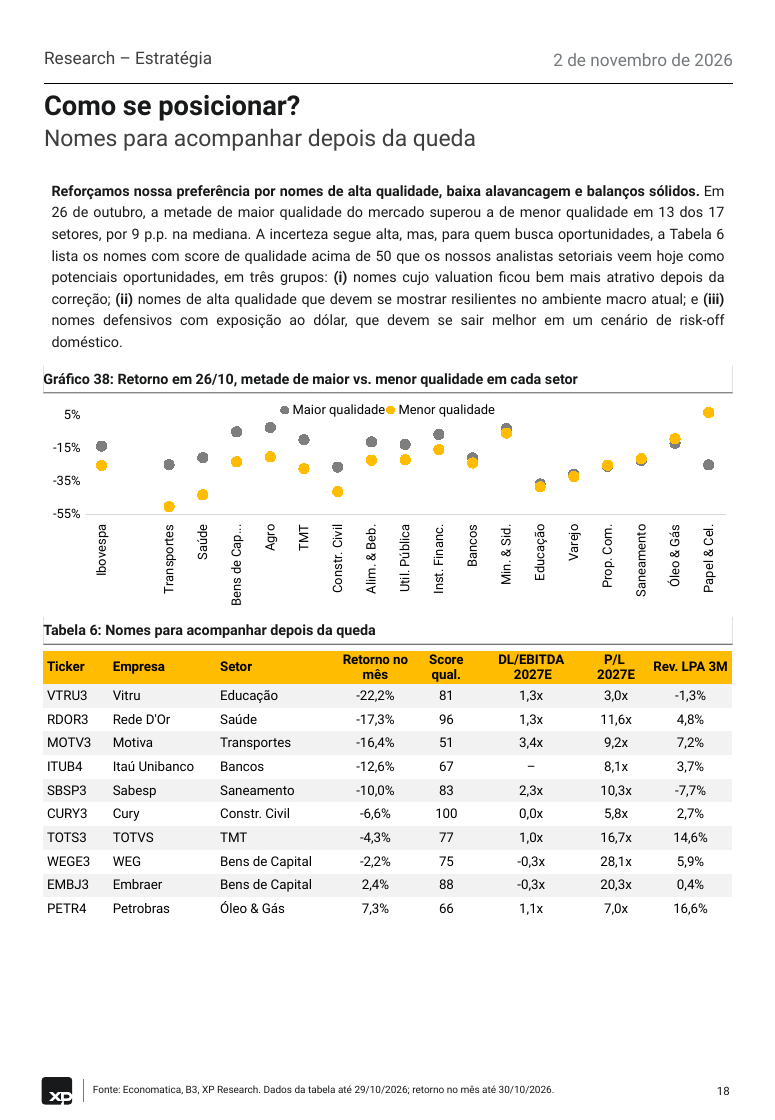
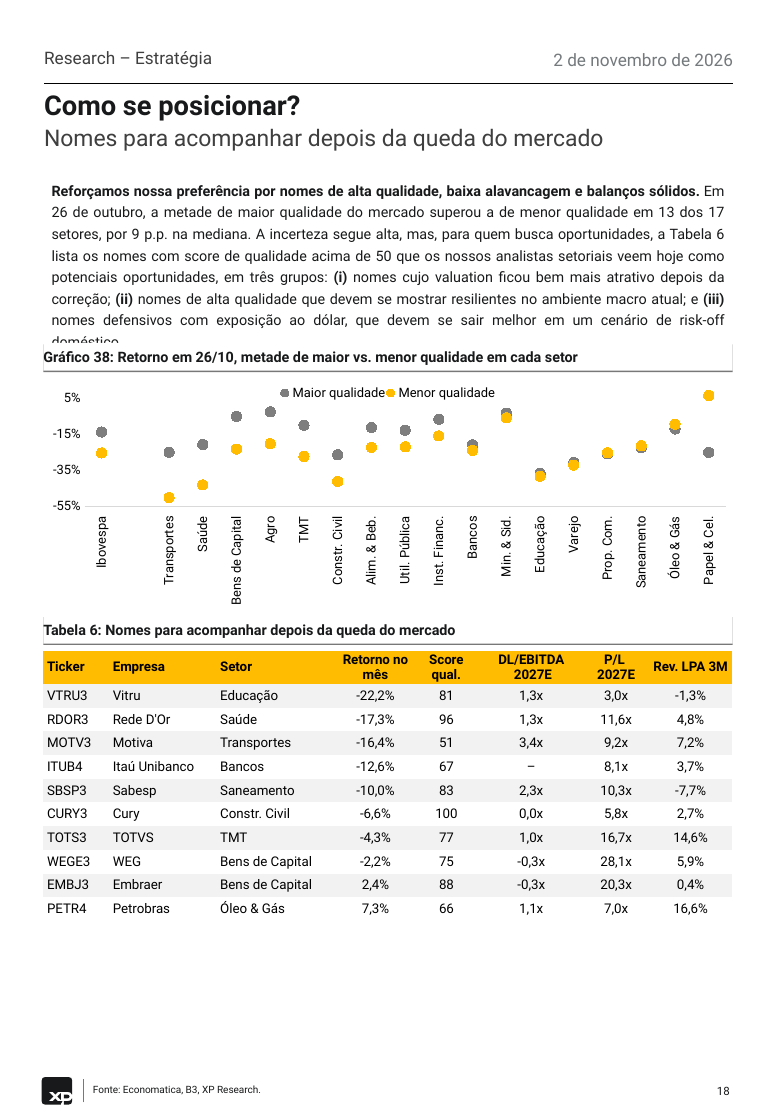
Before and after one commit to CaioLSouza/xp-ray-nov26, a slide deck: slide 18 of Raio XP - Novembro 2026 (PT).pptx. Drawn at 775x1120 pixels with LibreOffice and Linux fonts; fonts in the diff are those of the drawing. Boxes give left, top, right and bottom in pixels: in the first picture for what was removed or moved away, otherwise in the second. Text is boxed around its words. In the diff, an @@ line names an element or a change of style, - is before the commit and + after.

```diff
--- a/Raio XP - Novembro 2026 (PT).pptx
+++ b/Raio XP - Novembro 2026 (PT).pptx
@@ text at (44,128,603,151): text changed @@
-Nomes para acompanhar depois da queda
+Nomes para acompanhar depois da queda do mercado
@@ rectangle "Gráfico 38: Retorno em 26/10, ...": place and size @@
-rectangle "Gráfico 38: Retorno em 26/10, ..." at (43,364,733,392)
+rectangle "Gráfico 38: Retorno em 26/10, ..." at (43,343,733,371)
@@ line chart: place and size @@
-line chart at (43,396,733,609)
+line chart at (43,378,733,610)
@@ text in rectangle at (43,624,456,638): text changed @@
-Tabela 6: Nomes para acompanhar depois da queda
+Tabela 6: Nomes para acompanhar depois da queda do mercado
@@ text at (93,1085,261,1094): text changed @@
-Fonte: Economatica, B3, XP Research. Dados da tabela até 29/10/2026; retorno no mês até 30/10/2026.
+Fonte: Economatica, B3, XP Research.
```
Also in this commit, not shown: 22 other slides changed, 1 other file.
